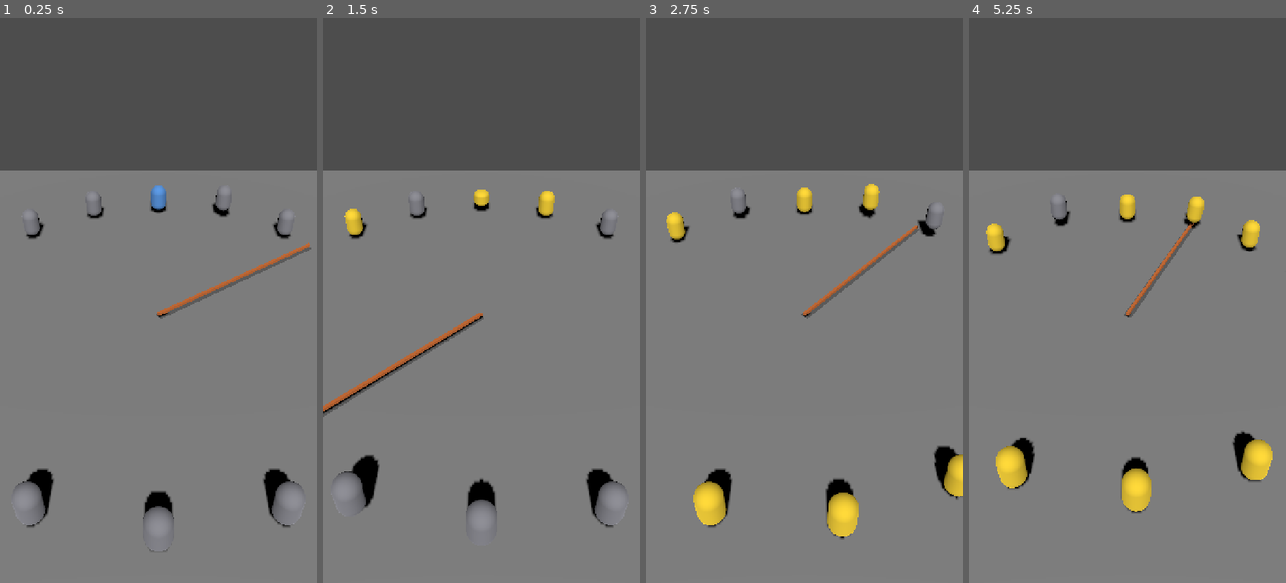
Above: before the commit, frames 1-4 (left to right).
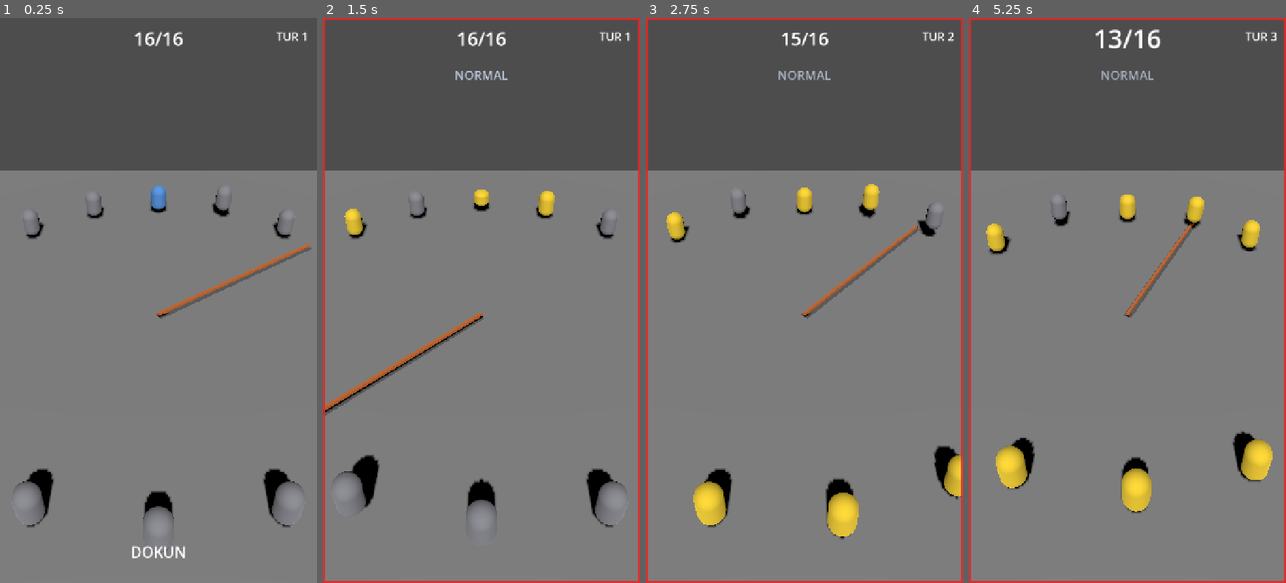
Above: after the commit, the same moments.

Repository: SametCanMavzer/loop-out
Game: Godot game, scene res://scenes/main.tscn
The game is run twice, just before and just after one commit, with the same random seed, the same clock (stepped at 60 frames per second) and the same inputs.
Inputs:
- Up to frame 1 (0.25 s): no input
- Up to frame 2 (1.5 s): tap Enter at 0.5 s; tap Space (jump) at 0.6, 0.77, 1.07 s; tap S (duck) at 1.35 s
- Up to frame 3 (2.75 s): tap Space (jump) at 1.52, 1.55, 1.82, 2.3 s; tap E at 2.1 s
- Up to frame 4 (5.25 s): tap R at 2.85 s; tap Space (jump) at 3.02, 3.05, 3.32, 3.6, 3.77, 4.07, 4.52, 4.55, 4.82 s; tap S (duck) at 4.35 s; tap E at 5.1 s

The runs differ from the first frame. In frame 1, 0.5% of the frame differs, in the area x 41-97%, y 2-96%; in frame 2, 2.5%; in frame 3, 2.5%; in frame 4, 2.6%, in the area x 0-100%, y 0-100%.

Commit message:
feat: F8c HUD + results screen + restart flow
- scenes/ui/hud.tscn + scripts/ui/hud.gd: alive counter with elimination pulse, round,
  perfect combo, crossing feedback, telegraph label, warning edge frame (4 ColorRects),
  DOKUN hint until first jump (GDD 7 / TDD 7.3); EventBus-driven
- scenes/ui/results.tscn + scripts/ui/results.gd: placement/round + restart button
- main.gd wires HUD/results, spectate-vs-results rule, restart without scene reload
- sim_balance: restart integrity check (16 alive / round 1 / tick 0 after restart)

Co-Authored-By: Claude Opus 4.8 <noreply@anthropic.com>

Diff:
--- a/scenes/main.tscn
+++ b/scenes/main.tscn
@@ -6,6 +6,8 @@
 
 [ext_resource type="Script" path="res://scripts/ui/ui_router.gd" id="1"]
 [ext_resource type="Script" path="res://scripts/core/main.gd" id="2"]
+[ext_resource type="PackedScene" uid="uid://bipatlahud01" path="res://scenes/ui/hud.tscn" id="3"]
+[ext_resource type="PackedScene" uid="uid://bipatlaresults01" path="res://scenes/ui/results.tscn" id="4"]
 
 [node name="Main" type="Node3D"]
 script = ExtResource("2")
@@ -21,19 +23,11 @@
 anchor_bottom = 1.0
 mouse_filter = 2
 
-[node name="HUD" type="Control" parent="UILayer"]
+[node name="HUD" parent="UILayer" instance=ExtResource("3")]
 visible = false
-anchors_preset = 15
-anchor_right = 1.0
-anchor_bottom = 1.0
-mouse_filter = 2
 
-[node name="Results" type="Control" parent="UILayer"]
+[node name="Results" parent="UILayer" instance=ExtResource("4")]
 visible = false
-anchors_preset = 15
-anchor_right = 1.0
-anchor_bottom = 1.0
-mouse_filter = 2
 
 [node name="Characters" type="Control" parent="UILayer"]
 visible = false
--- /dev/null
+++ b/scenes/ui/hud.tscn
@@ -0,0 +1,135 @@
+[gd_scene load_steps=2 format=3 uid="uid://bipatlahud01"]
+
+; Tur içi HUD (GDD §7 / TDD §7.3). Anchor tabanlı — oryantasyon değişiminde aynı node'lar kalır.
+
+[ext_resource type="Script" path="res://scripts/ui/hud.gd" id="1"]
+
+[node name="HUD" type="Control"]
+anchors_preset = 15
+anchor_right = 1.0
+anchor_bottom = 1.0
+mouse_filter = 2
+script = ExtResource("1")
+
+[node name="Top" type="Control" parent="."]
+anchors_preset = 10
+anchor_right = 1.0
+offset_bottom = 90.0
+mouse_filter = 2
+
+[node name="AliveLabel" type="Label" parent="Top"]
+anchors_preset = 5
+anchor_left = 0.5
+anchor_right = 0.5
+offset_left = -110.0
+offset_top = 18.0
+offset_right = 110.0
+offset_bottom = 74.0
+theme_override_font_sizes/font_size = 42
+horizontal_alignment = 1
+text = "16/16"
+
+[node name="RoundLabel" type="Label" parent="Top"]
+anchors_preset = 1
+anchor_left = 1.0
+anchor_right = 1.0
+offset_left = -150.0
+offset_top = 24.0
+offset_right = -20.0
+offset_bottom = 60.0
+theme_override_font_sizes/font_size = 26
+horizontal_alignment = 2
+text = "TUR 1"
+
+[node name="BehaviorLabel" type="Label" parent="."]
+anchors_preset = 5
+anchor_left = 0.5
+anchor_right = 0.5
+offset_left = -200.0
+offset_top = 110.0
+offset_right = 200.0
+offset_bottom = 150.0
+theme_override_font_sizes/font_size = 28
+horizontal_alignment = 1
+text = ""
+
+[node name="Feedback" type="Label" parent="."]
+anchors_preset = 8
+anchor_left = 0.5
+anchor_top = 0.5
+anchor_right = 0.5
+anchor_bottom = 0.5
+offset_left = -200.0
+offset_top = -220.0
+offset_right = 200.0
+offset_bottom = -160.0
+theme_override_font_sizes/font_size = 44
+horizontal_alignment = 1
+text = ""
+
+[node name="Bottom" type="Control" parent="."]
+anchors_preset = 12
+anchor_top = 1.0
+anchor_right = 1.0
+anchor_bottom = 1.0
+offset_top = -160.0
+mouse_filter = 2
+
+[node name="ComboLabel" type="Label" parent="Bottom"]
+anchors_preset = 5
+anchor_left = 0.5
+anchor_right = 0.5
+offset_left = -180.0
+offset_top = 10.0
+offset_right = 180.0
+offset_bottom = 50.0
+theme_override_font_sizes/font_size = 30
+horizontal_alignment = 1
+text = ""
+
+[node name="TapHint" type="Label" parent="Bottom"]
+anchors_preset = 5
+anchor_left = 0.5
+anchor_right = 0.5
+offset_left = -180.0
+offset_top = 66.0
+offset_right = 180.0
+offset_bottom = 110.0
+theme_override_font_sizes/font_size = 34
+horizontal_alignment = 1
+text = "DOKUN"
+
+[node name="WarnFrame" type="Control" parent="."]
+visible = false
+anchors_preset = 15
+anchor_right = 1.0
+anchor_bottom = 1.0
+mouse_filter = 2
+
+[node name="T" type="ColorRect" parent="WarnFrame"]
+anchors_preset = 10
+anchor_right = 1.0
+offset_bottom = 6.0
+color = Color(0.9, 0.15, 0.15, 0.85)
+
+[node name="B" type="ColorRect" parent="WarnFrame"]
+anchors_preset = 12
+anchor_top = 1.0
+anchor_right = 1.0
+anchor_bottom = 1.0
+offset_top = -6.0
+color = Color(0.9, 0.15, 0.15, 0.85)
+
+[node name="L" type="ColorRect" parent="WarnFrame"]
+anchors_preset = 9
+anchor_bottom = 1.0
+offset_right = 6.0
+color = Color(0.9, 0.15, 0.15, 0.85)
+
+[node name="R" type="ColorRect" parent="WarnFrame"]
+anchors_preset = 11
+anchor_left = 1.0
+anchor_right = 1.0
+anchor_bottom = 1.0
+offset_left = -6.0
+color = Color(0.9, 0.15, 0.15, 0.85)
--- /dev/null
+++ b/scenes/ui/results.tscn
@@ -0,0 +1,56 @@
+[gd_scene load_steps=2 format=3 uid="uid://bipatlaresults01"]
+
+[ext_resource type="Script" path="res://scripts/ui/results.gd" id="1"]
+
+[node name="Results" type="Control"]
+anchors_preset = 15
+anchor_right = 1.0
+anchor_bottom = 1.0
+script = ExtResource("1")
+
+[node name="Dim" type="ColorRect" parent="."]
+anchors_preset = 15
+anchor_right = 1.0
+anchor_bottom = 1.0
+color = Color(0, 0, 0, 0.55)
+
+[node name="Panel" type="Control" parent="."]
+anchors_preset = 8
+anchor_left = 0.5
+anchor_top = 0.5
+anchor_right = 0.5
+anchor_bottom = 0.5
+offset_left = -240.0
+offset_top = -160.0
+offset_right = 240.0
+offset_bottom = 160.0
+
+[node name="Title" type="Label" parent="Panel"]
+anchors_preset = 10
+anchor_right = 1.0
+offset_bottom = 70.0
+theme_override_font_sizes/font_size = 52
+horizontal_alignment = 1
+text = "SONUÇ"
+
+[node name="Detail" type="Label" parent="Panel"]
+anchors_preset = 10
+anchor_right = 1.0
+offset_top = 90.0
+offset_bottom = 130.0
+theme_override_font_sizes/font_size = 26
+horizontal_alignment = 1
+text = ""
+
+[node name="RestartButton" type="Button" parent="Panel"]
+anchors_preset = 7
+anchor_left = 0.5
+anchor_top = 1.0
+anchor_right = 0.5
+anchor_bottom = 1.0
+offset_left = -140.0
+offset_top = -80.0
+offset_right = 140.0
+offset_bottom = -16.0
+theme_override_font_sizes/font_size = 32
+text = "TEKRAR OYNA"
--- a/scripts/core/main.gd
+++ b/scripts/core/main.gd
@@ -8,6 +8,8 @@
 
 @onready var _arena_root: Node3D = $Arena3D
 @onready var _router: UIRouter = $UILayer
+@onready var _hud: HUD = $UILayer/HUD
+@onready var _results: ResultsScreen = $UILayer/Results
 
 var _arena: ArenaView
 var _input_queue := InputQueue.new()
@@ -24,6 +26,8 @@
 	_input_queue.setup(_arena.controller.clock)
 
 	_router.bind(state)
+	_results.restart_pressed.connect(restart)
+	_arena.controller.round_advanced.connect(func(r: int) -> void: _hud.set_round(r))
 	EventBus.round_ended.connect(_on_round_ended)
 	EventBus.player_eliminated.connect(_on_player_eliminated)
 
@@ -41,20 +45,27 @@
 	var seed := int(Time.get_unix_time_from_system() * 1000.0) & 0x7FFFFFFF  # tur öncesi, gameplay dışı
 	_arena.controller.start_round(seed)
 	_arena.rebuild()
+	_hud.reset_for_round(_arena.controller.alive_ids.size())
 	await get_tree().create_timer(COUNTDOWN_S).timeout   # kozmetik bekleme (gameplay tick'i değil)
 	if state.current == GameState.State.COUNTDOWN:
 		state.go(GameState.State.PLAYING)
 
 
 func _on_player_eliminated(_alive: int) -> void:
-	# GDD §5.4: ≤3 kalan varsa finali izlet, değilse doğrudan sonuç.
+	# GDD §5.4: ≤3 kalan varsa finali izlet, değilse doğrudan sonuç (ölü süre sıfır).
 	if _arena.controller.should_spectate():
 		state.go(GameState.State.SPECTATE)
 	else:
-		state.go(GameState.State.RESULTS)
+		_show_results(_arena.controller.placement())
 
 
-func _on_round_ended(_placement: int, _coins: int) -> void:
+func _on_round_ended(placement: int, _coins: int) -> void:
+	_show_results(placement)
+
+
+func _show_results(placement: int) -> void:
+	var total := int(Config.bots.get("archetype_counts", {}).values().reduce(func(a, b): return a + b, 0)) + 1
+	_results.show_result(maxi(placement, 1), total, _arena.controller.round_no)
 	state.go(GameState.State.RESULTS)
 
 
--- a/scripts/dev/sim_balance.gd
+++ b/scripts/dev/sim_balance.gd
@@ -35,7 +35,31 @@
 	for e in end_rounds:
 		mean_end += e
 	print("tur sonu ortalaması: %.1f  (GDD: oyun 30+ turda biter, 60-120 sn)" % (mean_end / float(end_rounds.size())))
+	_check_restart()
 	get_tree().quit()
+
+
+## Restart bütünlüğü (§7.1): aynı controller ikinci turda temiz sıfırlanmalı.
+func _check_restart() -> void:
+	var ctrl := ArenaController.new()
+	add_child(ctrl)
+	var queue := InputQueue.new()
+	add_child(queue)
+	ctrl.setup(queue)
+	ctrl.set_physics_process(false)
+	ctrl.start_round(4242)
+	for i in 3000:
+		ctrl.step()
+		if ctrl.alive_ids.size() <= 1:
+			break
+	var after_first := ctrl.alive_ids.size()
+	ctrl.start_round(4242)          # restart
+	var ok := ctrl.alive_ids.size() == 16 and ctrl.round_no == 1 and ctrl.clock.current_tick == 0
+	print("restart: 1. tur sonu %d canlı → yeniden başlat: %d canlı, tur %d, tick %d  [%s]"
+		% [after_first, ctrl.alive_ids.size(), ctrl.round_no, ctrl.clock.current_tick,
+			("OK" if ok else "HATA")])
+	ctrl.queue_free()
+	queue.queue_free()
 
 
 func _run_one(seed: int) -> Dictionary:
--- /dev/null
+++ b/scripts/ui/hud.gd
@@ -0,0 +1,123 @@
+class_name HUD extends Control
+## Tur içi HUD (GDD §7 / TDD §7.3): üstte kalan oyuncu sayacı (eleme anında pulse),
+## altta perfect combo, ⚠ durumunda ekran kenarı ince kırmızı çerçeve (4 ColorRect — shader yok),
+## ilk zıplamaya kadar "DOKUN" ipucu, davranış telegrafı.
+## EventBus'a bağlıdır (decoupled); arena referansı yalnız sayı okumak için.
+
+const FEEDBACK_FADE := 1.2
+const TELEGRAPH_FADE := 0.5
+
+@onready var _alive: Label = $Top/AliveLabel
+@onready var _round: Label = $Top/RoundLabel
+@onready var _combo: Label = $Bottom/ComboLabel
+@onready var _tap_hint: Label = $Bottom/TapHint
+@onready var _feedback: Label = $Feedback
+@onready var _behavior: Label = $BehaviorLabel
+@onready var _warn_frame: Control = $WarnFrame
+
+var _player_id := 0
+var _total := 16
+var _flash := 0.0
+var _tel_flash := 0.0
+var _combo_count := 0
+var _tapped := false
+
+
+func _ready() -> void:
+	EventBus.ring_shrunk.connect(_on_ring_shrunk)
+	EventBus.rope_crossed.connect(_on_crossed)
+	EventBus.jumper_stumbled.connect(func(id: int) -> void: _set_warn_for(id, true))
+	EventBus.jumper_pardoned.connect(func(id: int) -> void: _set_warn_for(id, false))
+	EventBus.jumper_eliminated.connect(_on_eliminated)
+	EventBus.behavior_telegraphed.connect(_on_telegraphed)
+	EventBus.behavior_started.connect(_on_behavior_started)
+	_feedback.modulate.a = 0.0
+	_behavior.modulate.a = 0.0
+	_warn_frame.visible = false
+
+
+## Tur başında çağrılır (Main): sayaçları sıfırla.
+func reset_for_round(total: int) -> void:
+	_total = total
+	_combo_count = 0
+	_tapped = false
+	_flash = 0.0
+	_tel_flash = 0.0
+	_warn_frame.visible = false
+	_tap_hint.visible = true
+	_combo.text = ""
+	_alive.text = "%d/%d" % [total, total]
+	_round.text = "TUR 1"
+
+
+func set_round(round_no: int) -> void:
+	_round.text = "TUR %d" % round_no
+
+
+func _on_ring_shrunk(alive_count: int) -> void:
+	_alive.text = "%d/%d" % [alive_count, _total]
+	# Eleme anında pulse (§7.3) — kozmetik tween, determinizm dışı.
+	var tw := create_tween()
+	_alive.scale = Vector2(1.35, 1.35)
+	_alive.pivot_offset = _alive.size * 0.5
+	tw.tween_property(_alive, "scale", Vector2.ONE, 0.25).set_trans(Tween.TRANS_BACK)
+
+
+func _on_crossed(jumper_id: int, result: int, delta_ms: float) -> void:
+	if jumper_id != _player_id:
+		return
+	if not _tapped:
+		_tapped = true
+		_tap_hint.visible = false
+	_flash = 1.0
+	match result:
+		Rope.CrossResult.PERFECT:
+			_combo_count += 1
+			_feedback.text = "PERFECT (%d ms)" % int(delta_ms)
+			_feedback.modulate = Color(0.3, 1.0, 0.4)
+		Rope.CrossResult.GRAZE:
+			_combo_count = 0
+			_feedback.text = "GRAZE"
+			_feedback.modulate = Color(1.0, 0.9, 0.3)
+		Rope.CrossResult.MISS:
+			_combo_count = 0
+			_feedback.text = "MISS"
+			_feedback.modulate = Color(1.0, 0.35, 0.3)
+	_combo.text = ("PERFECT ×%d" % _combo_count) if _combo_count > 1 else ""
+
+
+## ⚠ ekran kenarı çerçevesi (§7.3) — yalnız oyuncunun durumu gösterilir.
+func _set_warn_for(jumper_id: int, on: bool) -> void:
+	if jumper_id == _player_id:
+		_warn_frame.visible = on
+
+
+func set_warning(on: bool) -> void:
+	_warn_frame.visible = on
+
+
+func _on_eliminated(jumper_id: int, _cause: int) -> void:
+	if jumper_id == _player_id:
+		_warn_frame.visible = false
+		_combo.text = ""
+
+
+func _on_telegraphed(id: StringName) -> void:
+	_behavior.text = "⚠ " + String(id).to_upper()
+	_behavior.modulate = Color(1.0, 0.8, 0.2)
+	_tel_flash = 1.6
+
+
+func _on_behavior_started(id: StringName) -> void:
+	_behavior.text = String(id).to_upper()
+	_behavior.modulate = Color(0.85, 0.9, 1.0)
+	_tel_flash = 1.1
+
+
+func _process(dt: float) -> void:
+	if _flash > 0.0:
+		_flash = maxf(0.0, _flash - dt * FEEDBACK_FADE)
+		_feedback.modulate.a = _flash
+	if _tel_flash > 0.0:
+		_tel_flash = maxf(0.0, _tel_flash - dt * TELEGRAPH_FADE)
+		_behavior.modulate.a = minf(_tel_flash, 1.0)
--- /dev/null
+++ b/scripts/ui/results.gd
@@ -0,0 +1,21 @@
+class_name ResultsScreen extends Control
+## Sonuç ekranı (GDD §6.1): sıralama (1./16) + ulaşılan tur + tekrar oyna.
+## Jeton/ödül gösterimi F9 (ekonomi) ile bağlanır. Restart = sahne reload YOK (§7.1).
+
+signal restart_pressed()
+
+@onready var _title: Label = $Panel/Title
+@onready var _detail: Label = $Panel/Detail
+@onready var _button: Button = $Panel/RestartButton
+
+
+func _ready() -> void:
+	_button.pressed.connect(func() -> void: restart_pressed.emit())
+
+
+func show_result(placement: int, total: int, round_no: int) -> void:
+	if placement <= 1:
+		_title.text = "KAZANDIN!"
+	else:
+		_title.text = "%d. SIRA" % placement
+	_detail.text = "%d kişiden %d.  ·  tur %d" % [total, placement, round_no]
Not shown: 1 places in scenes/main.tscn that only renumber resources
Not shown, added: scripts/ui/hud.gd.uid
Not shown, added: scripts/ui/results.gd.uid
Not shown, changed: STATE.md
